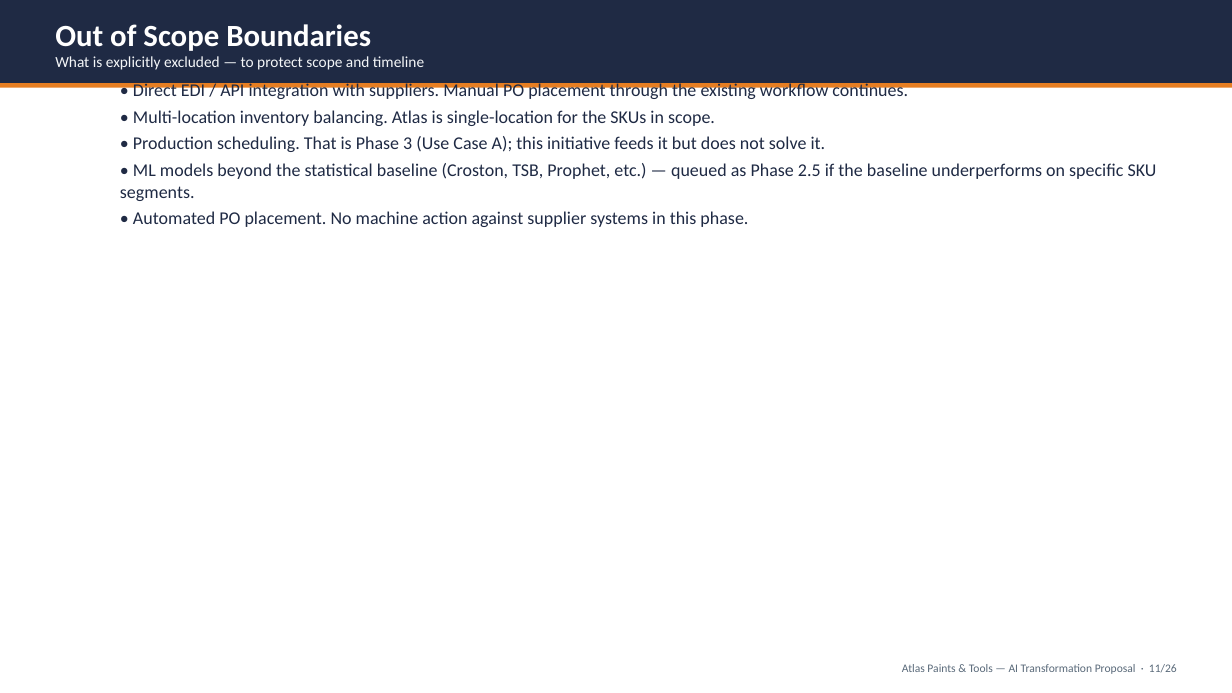
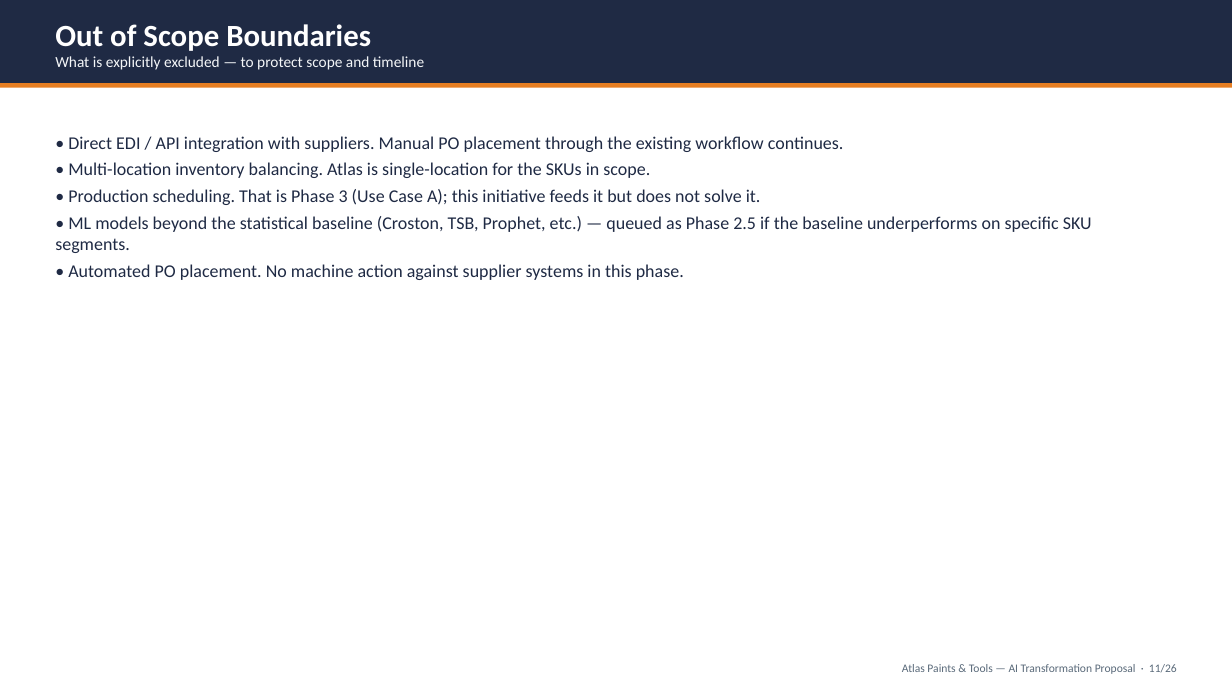
Before and after one commit to Khalifeh11/inventory-reorder-intelligence, a slide deck: slide 11 of proposal/Atlas_AI_Solution_Proposal.pptx. Drawn at 1232x693 pixels with LibreOffice and Linux fonts; fonts in the diff are those of the drawing. Boxes give left, top, right and bottom in pixels: in the first picture for what was removed or moved away, otherwise in the second. Text is boxed around its words. In the diff, an @@ line names an element or a change of style, - is before the commit and + after.

```diff
--- a/proposal/Atlas_AI_Solution_Proposal.pptx
+++ b/proposal/Atlas_AI_Solution_Proposal.pptx
@@ text "• Direct EDI / API ...": place and size @@
-text "• Direct EDI / API ..." at <box>120,81,1157,227</box>
+text "• Direct EDI / API ..." at <box>55,136,1092,280</box>
```
Also in this commit, not shown: 13 other slides changed.
